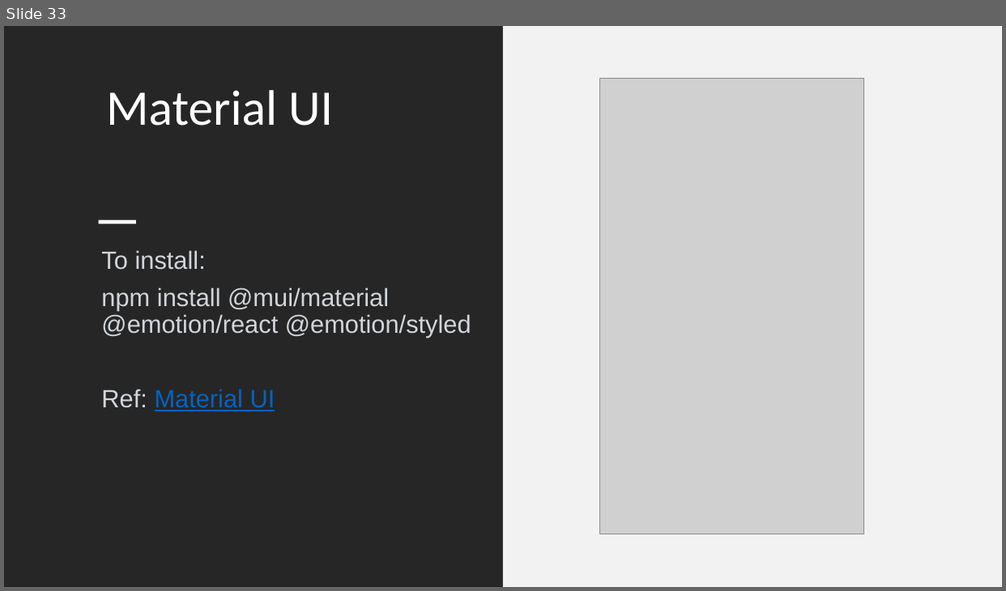
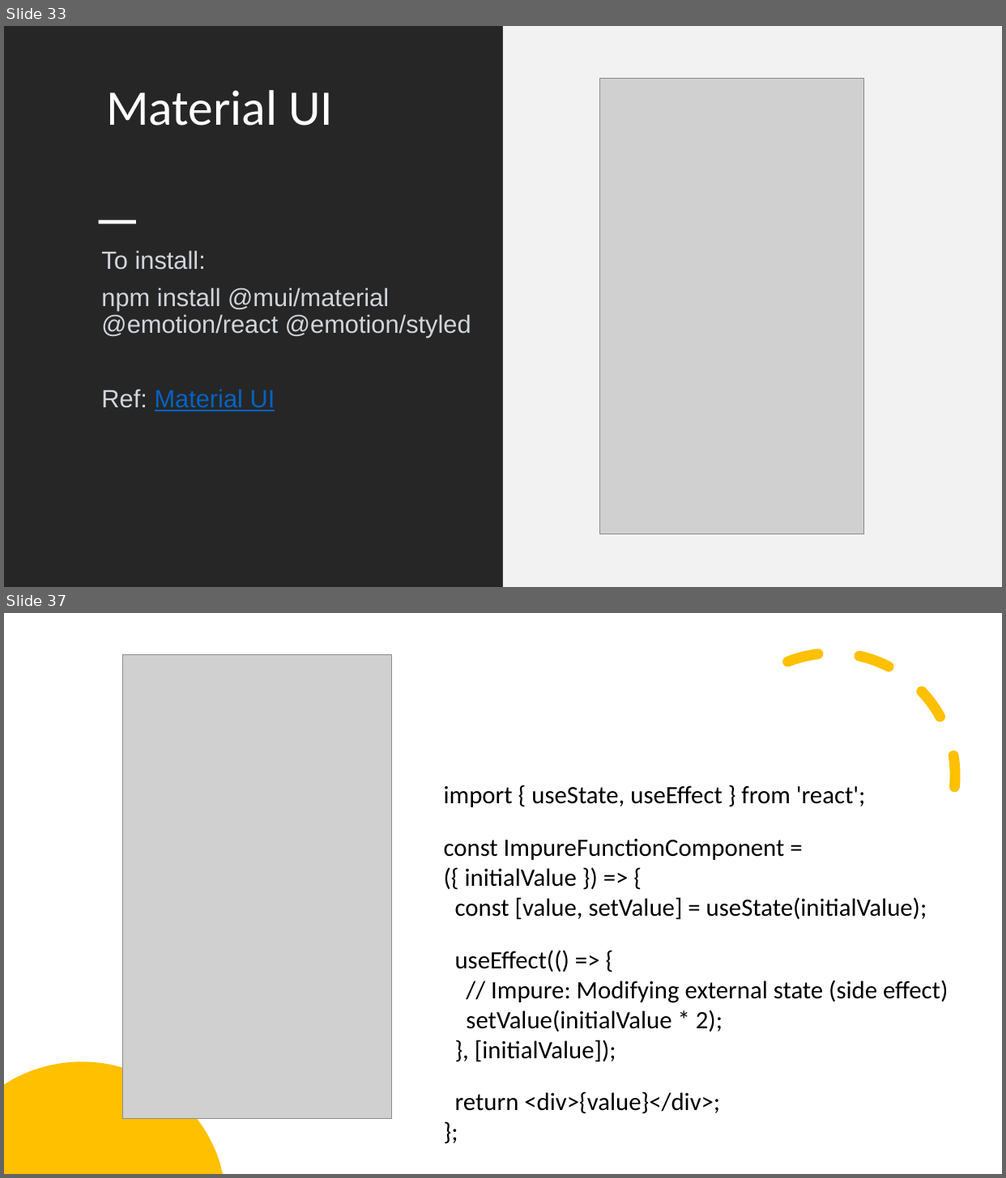
Before and after one commit to SivaPrasannaS/skg, a slide deck: react/study_materials/React.pptx. Shown one above the other, each under a label of ours: slide 33 before the commit, slides 33 and 37 after it; the slides between them are not shown. The pictures are 1006x591 and 1006x1178 pixels, drawn with LibreOffice and Linux fonts; fonts in the diff are those of the drawing; grey boxes stand for pictures. Boxes give left, top, right and bottom in pixels: in the first picture for what was removed or moved away, otherwise in the second. Text is boxed around its words. In the diff, an @@ line names an element or a change of style, - is before the commit and + after.

Commit message:
Updated content in react ppt

```diff
--- a/react/study_materials/React.pptx
+++ b/react/study_materials/React.pptx
@@ slide 37 added at (4,613,1002,1174), background #FFFFFF @@
@@ arc (boxed as its full ellipse) added at (671,615,995,937), outline #FFC000 10 pt dashed @@
@@ picture added at (122,655,391,1119) @@
@@ text added at (444,786,948,1114), 24 pt, text #000000 @@
+import { useState, useEffect } from 'react';
+const ImpureFunctionComponent = ({ initialValue }) => {
+const [value, setValue] = useState(initialValue);
+useEffect(() => {
+// Impure: Modifying external state (side effect)
+setValue(initialValue * 2);
+}, [initialValue]);
+return <div>{value}</div>;
+};
@@ freeform shape added at (4,1063,223,1174), fill #FFC000 @@
```
Also in this commit, not shown: 9 other slides added, 7 other files.
